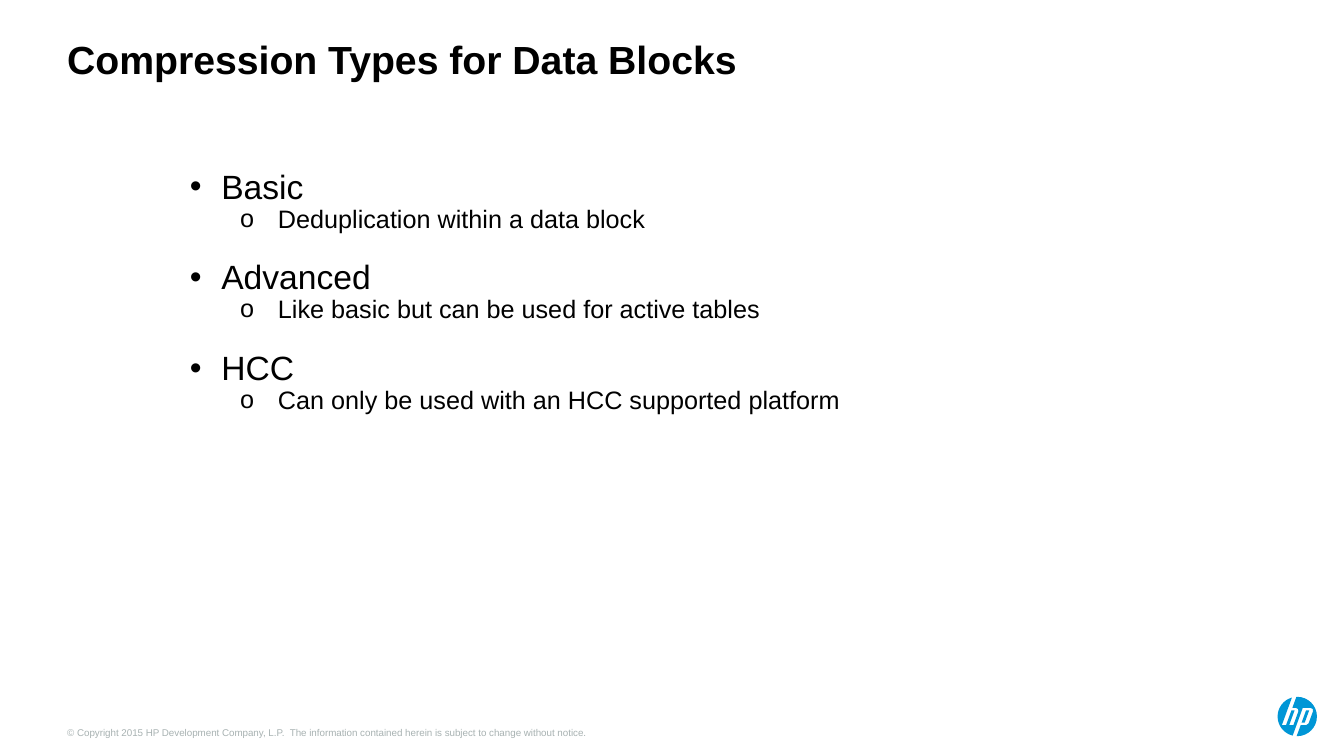
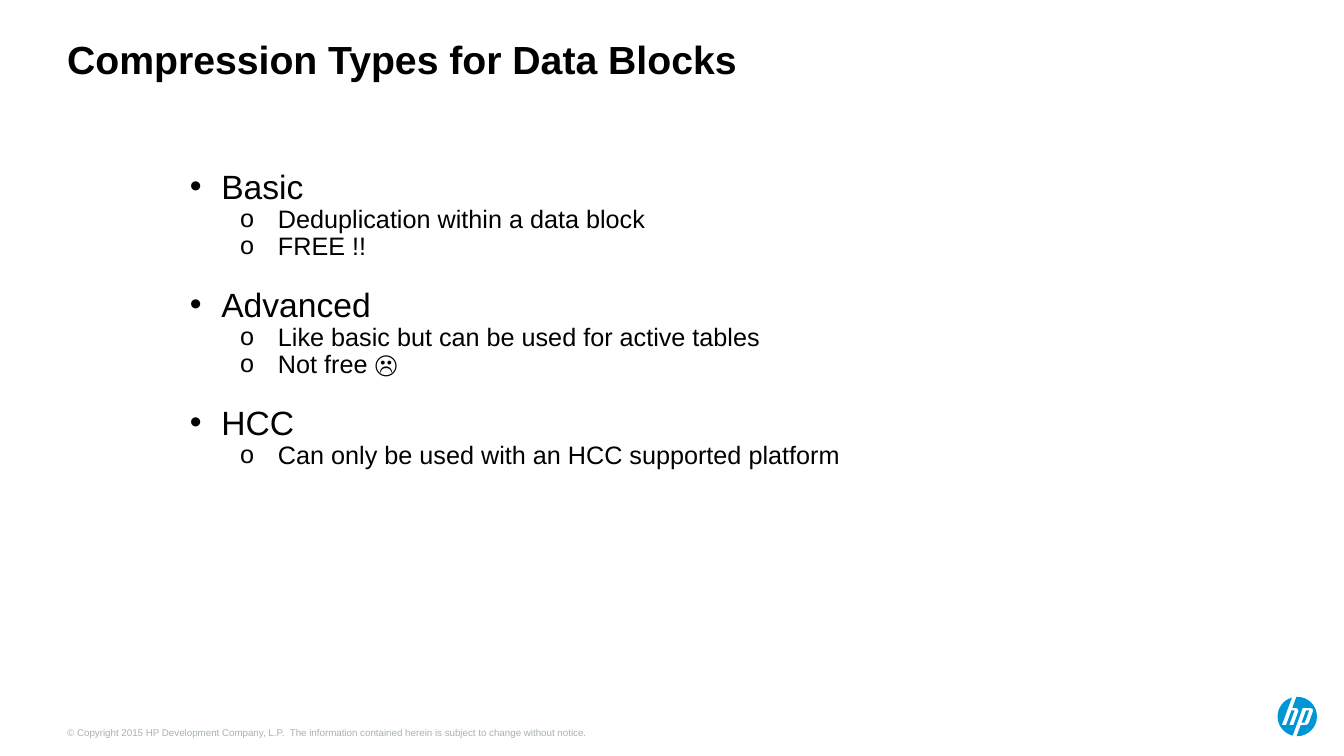
Before and after one commit to Dyland28/HP-Data-Compression, a slide deck: slide 3 of compression_sand_weiss_hotsos_2018.pptx. Drawn at 1344x756 pixels with LibreOffice and Linux fonts; fonts in the diff are those of the drawing. Boxes give left, top, right and bottom in pixels: in the first picture for what was removed or moved away, otherwise in the second. Text is boxed around its words. In the diff, an @@ line names an element or a change of style, - is before the commit and + after.

Commit message:
slide update

```diff
--- a/compression_sand_weiss_hotsos_2018.pptx
+++ b/compression_sand_weiss_hotsos_2018.pptx
@@ text at (278,237,345,255): paragraph added @@
+  o FREE !!
@@ text at (278,354,367,374): paragraph added @@
+  o Not free ☹
```
Also in this commit, not shown: 1 other slide changed.
